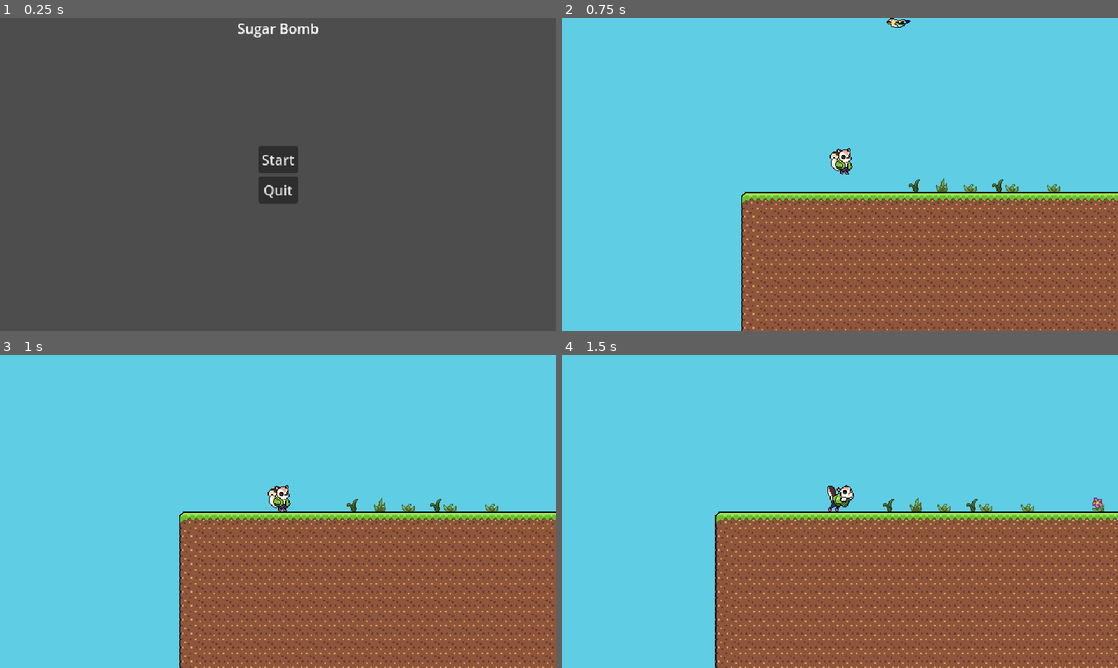
Above: before the commit, frames 1-4 (two rows, left to right).
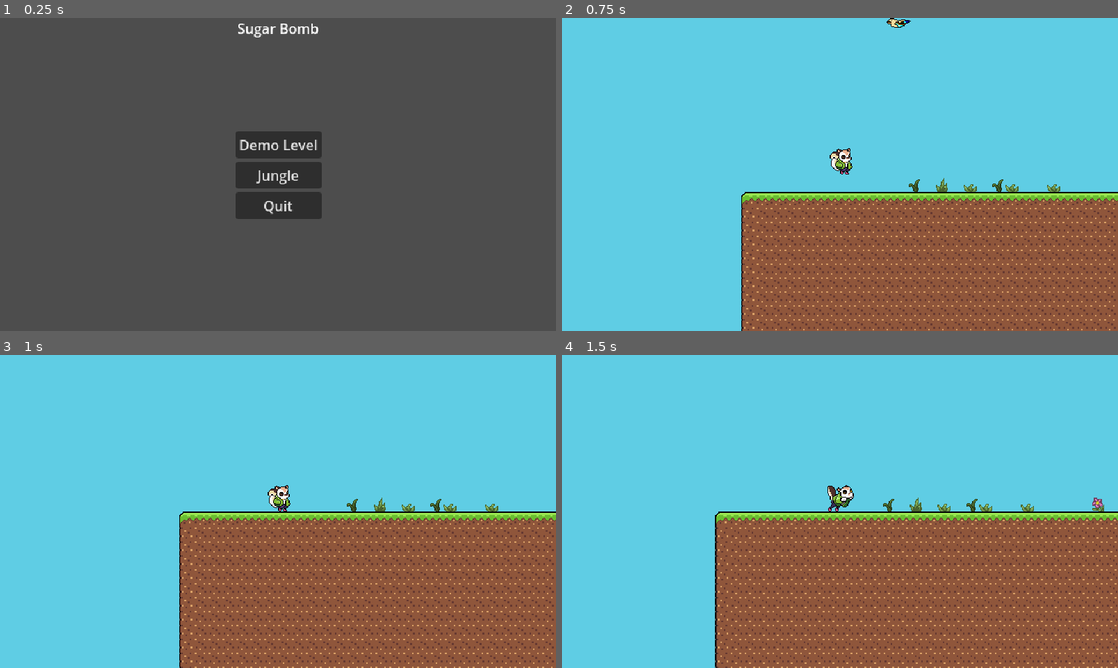
Above: after the commit, the same moments.

Repository: Makerspace-Durham/2D-Platformer
Game: Godot game, scene res://Scenes/game_manager.tscn
The game is run twice, just before and just after one commit, with the same random seed, the same clock (stepped at 60 frames per second) and the same inputs.
Inputs:
- Up to frame 1 (0.25 s): no input
- Up to frame 2 (0.75 s): click "Start" (after the commit: "Demo Level") at 0.5 s
- Up to frame 3 (1 s): no input
- Up to frame 4 (1.5 s): tap Enter at 1.25 s; hold D (move_right) from 1.28 s (still down)

The runs differ from the first frame. In frame 1, 3.2% of the frame differs, in the area x 42-58%, y 36-65%; in frame 2, nothing differs; in frame 3, nothing differs; in frame 4, nothing differs.

Commit message:
Updated menu options and added assets

Diff:
--- a/Scenes/Menus/main_menu.gd
+++ b/Scenes/Menus/main_menu.gd
@@ -8,6 +8,8 @@
 func _on_start_pressed() -> void:
 	Global.game_manager.change_scene(Global.TEST_LEVEL)
 
+func _on_jungle_pressed() -> void:
+	Global.game_manager.change_scene(Global.JUNGLE_DEMO)
 
 func _on_quit_pressed():
 	get_tree().quit()
--- a/Scenes/Menus/main_menu.tscn
+++ b/Scenes/Menus/main_menu.tscn
@@ -36,14 +36,19 @@
 grow_horizontal = 2
 grow_vertical = 2
 
-[node name="Start" type="Button" parent="VBoxContainer"]
+[node name="Demo Level" type="Button" parent="VBoxContainer"]
 layout_mode = 2
-text = "Start"
+text = "Demo Level"
+
+[node name="Jungle" type="Button" parent="VBoxContainer"]
+layout_mode = 2
+text = "Jungle"
 
 [node name="Quit" type="Button" parent="VBoxContainer"]
 layout_mode = 2
 text = "Quit
 "
 
-[connection signal="pressed" from="VBoxContainer/Start" to="." method="_on_start_pressed"]
+[connection signal="pressed" from="VBoxContainer/Demo Level" to="." method="_on_start_pressed"]
+[connection signal="pressed" from="VBoxContainer/Jungle" to="." method="_on_jungle_pressed"]
 [connection signal="pressed" from="VBoxContainer/Quit" to="." method="_on_quit_pressed"]
--- a/Scripts/Global.gd
+++ b/Scripts/Global.gd
@@ -4,6 +4,7 @@
 
 #Levels
 var TEST_LEVEL="res://Scenes/Levels/test.tscn"
+var JUNGLE_DEMO="res://Scenes/Levels/jungle_demo.tscn"
 
 #Soundtrack
 var PIXELATED_DREAMS="res://Assets/Audio/Music/Pixelated Dreams.mp3"
Binary file added: Raw_Assets/Characters/snake_enemyv2.ase
Binary file added: Raw_Assets/concepts/Kookaburra_concept.jpeg
Binary file added: Raw_Assets/concepts/fox_concept.jpeg
Binary file added: Raw_Assets/concepts/owl_concept.jpeg
Binary file added: Raw_Assets/concepts/snake_concept.jpeg
Not shown, changed: Scenes/Levels/jungle_demo.tscn
